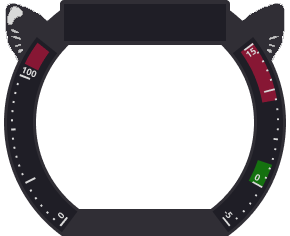
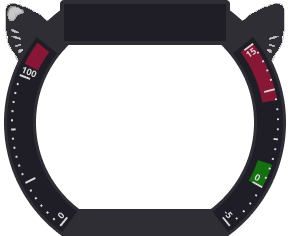
Two versions of the same layered image (290x236). Layer-by-layer changes:
painted on "ear copy" over box(7, 6, 24, 25)
